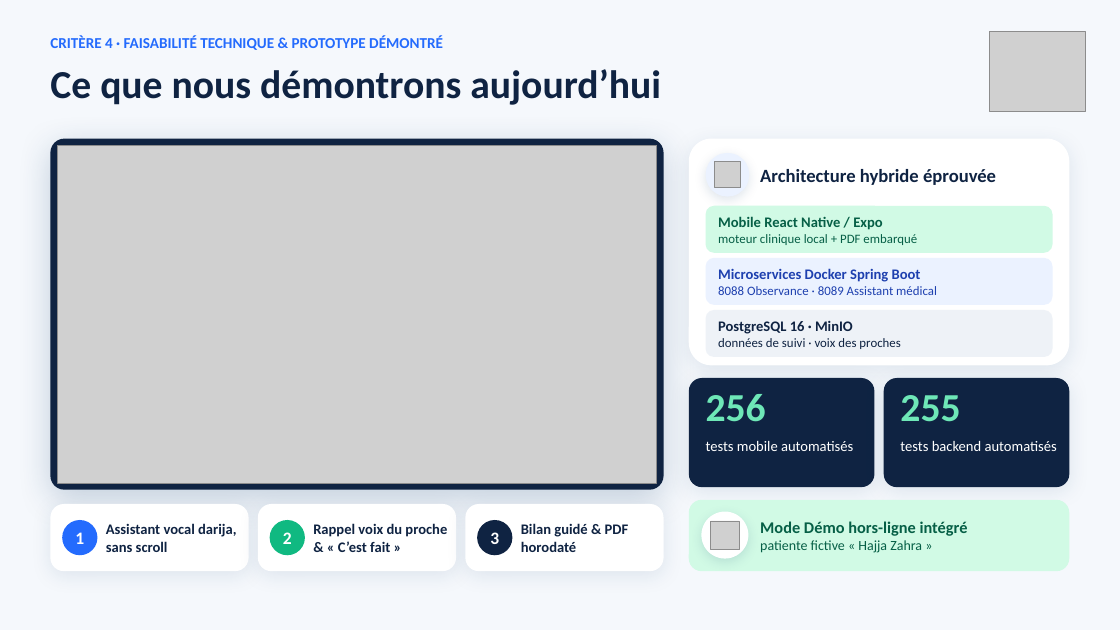
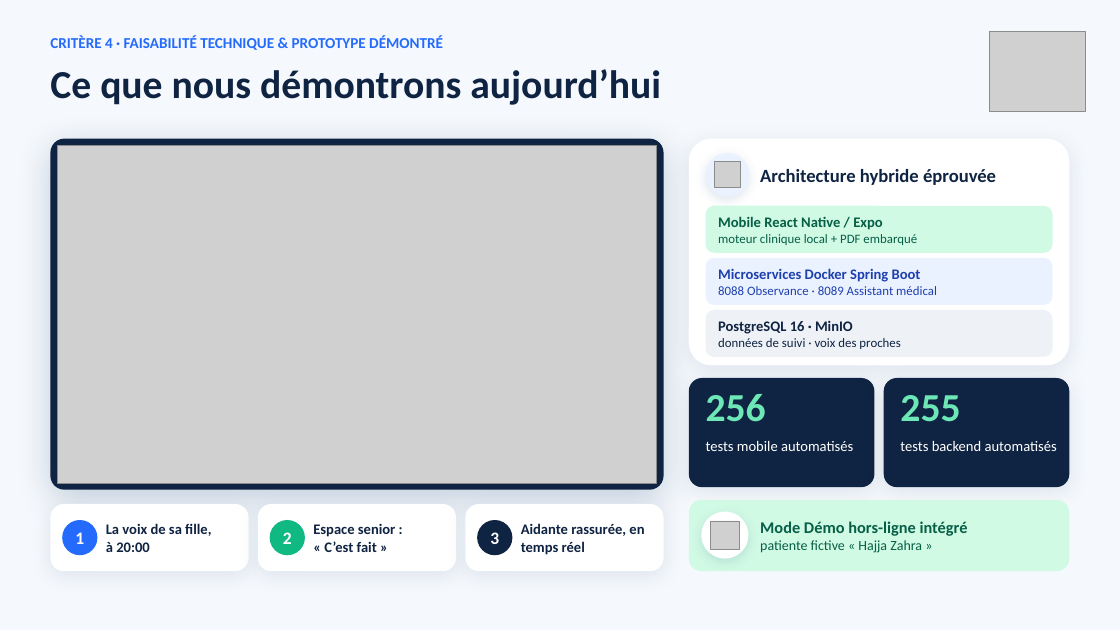
Before and after one commit to Ziadelyazidi07/NeuroCare1, a slide deck: slide 4 of pitch/NeuroCare_Finale_3min.pptx. Drawn at 1120x630 pixels with LibreOffice and Linux fonts; fonts in the diff are those of the drawing; grey boxes stand for pictures. Boxes give left, top, right and bottom in pixels: in the first picture for what was removed or moved away, otherwise in the second. Text is boxed around its words. In the diff, an @@ line names an element or a change of style, - is before the commit and + after.

```diff
--- a/pitch/NeuroCare_Finale_3min.pptx
+++ b/pitch/NeuroCare_Finale_3min.pptx
@@ text at (x1=106, y1=523, x2=211, y2=552): text changed @@
-Assistant vocal darija, sans scroll
+La voix de sa fille, à 20:00
@@ text at (x1=313, y1=523, x2=395, y2=552): text changed @@
-Rappel voix du proche & « C’est fait »
+Espace senior : « C’est fait »
@@ text at (x1=521, y1=523, x2=644, y2=555): text changed @@
-Bilan guidé & PDF horodaté
+Aidante rassurée, en temps réel
```
Also in this commit, not shown: 3 other slides changed, 12 other files.
